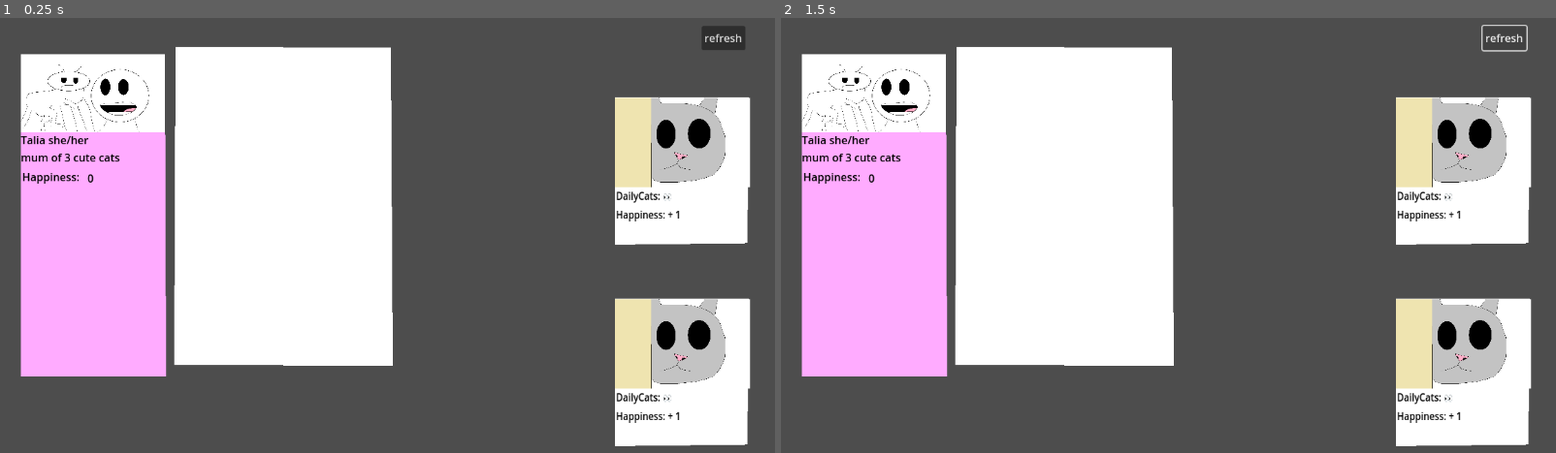
Above: before the commit, frames 1-2 (left to right).
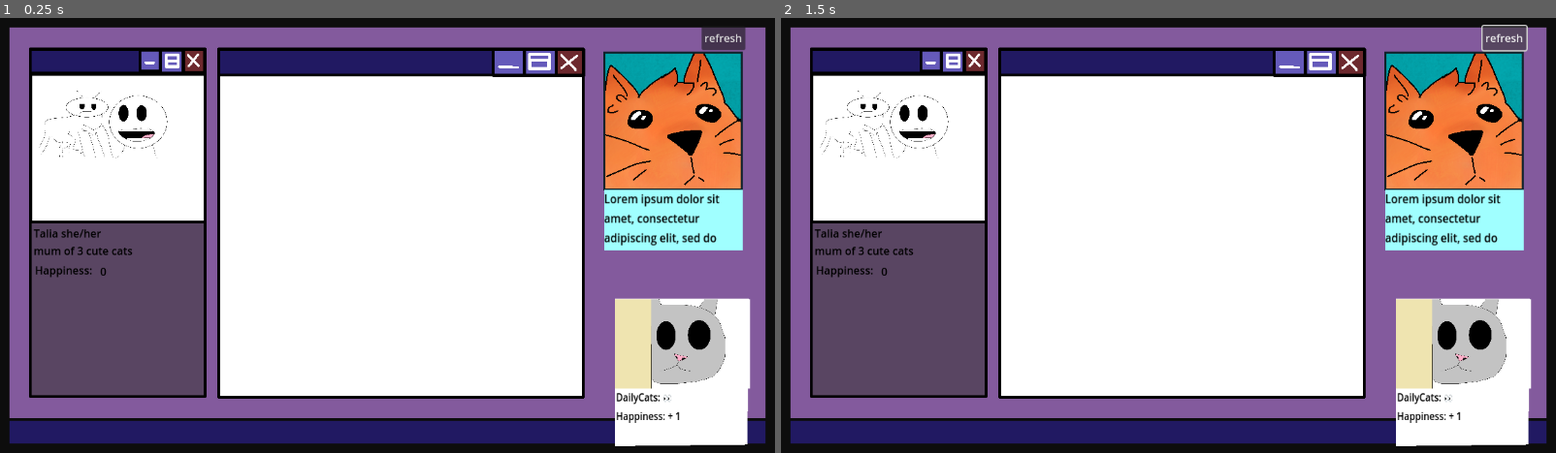
Above: after the commit, the same moments.

Repository: Wilvy10/Bonk
Game: Godot game, scene res://scenes/main_game.tscn
Two runs of this game, one before a commit and one after it. Both use one fixed random seed, a clock stepped at 60 frames per second and the inputs below. This scene is started directly instead of the project's main scene.
Inputs:
- Up to frame 1 (0.25 s): no input
- Up to frame 2 (1.5 s): click "refresh" at 0.5 s; click "refresh" at 1.25 s

The runs differ from the first frame. In frame 1, 75% of the frame differs, in the area x 0-100%, y 0-100%; in frame 2, 75%.

Commit message:
updated visuals
added base post and started transitioning to new visuals

Diff:
--- /dev/null
+++ b/sbgj-bonk(unnamed-project)/prefabs/post_stare.gd
@@ -0,0 +1,5 @@
+extends Sprite2D
+var happiness = 5
+
+func _ready() -> void:
+	get_parent().set_happiness(happiness)
--- /dev/null
+++ b/sbgj-bonk(unnamed-project)/prefabs/stare_post.tscn
@@ -0,0 +1,57 @@
+[gd_scene load_steps=5 format=3 uid="uid://bwcnqsrv7jncl"]
+
+[ext_resource type="Script" uid="uid://d0yl56gloome3" path="res://scripts/post.gd" id="1_tc63t"]
+[ext_resource type="Texture2D" uid="uid://d3cd0oa6q2fqr" path="res://images/Post Icons/Post_Stare.png" id="2_oiy08"]
+[ext_resource type="Script" uid="uid://c8hpra03scb3f" path="res://prefabs/post_stare.gd" id="3_oiy08"]
+
+[sub_resource type="RectangleShape2D" id="RectangleShape2D_tc63t"]
+size = Vector2(19.235422, 19.63567)
+
+[node name="starePost" type="Node2D"]
+script = ExtResource("1_tc63t")
+
+[node name="PostStare" type="Sprite2D" parent="."]
+position = Vector2(0.5, -46.5)
+texture = ExtResource("2_oiy08")
+script = ExtResource("3_oiy08")
+
+[node name="ColorRect" type="ColorRect" parent="."]
+offset_left = -102.5
+offset_top = 55.500015
+offset_right = 101.5
+offset_bottom = 136.5
+scale = Vector2(1.0117038, 1.1164016)
+color = Color(0.627451, 1, 1, 1)
+
+[node name="flavourText" type="Label" parent="ColorRect"]
+layout_mode = 0
+offset_left = -2.8252602e-05
+offset_top = -1.5258789e-05
+offset_right = 204.99997
+offset_bottom = 109.999985
+theme_override_colors/font_color = Color(0, 0, 0, 1)
+text = "Lorem ipsum dolor sit amet, consectetur adipiscing elit, sed do "
+autowrap_mode = 2
+
+[node name="Button" type="Button" parent="."]
+modulate = Color(1, 1, 1, 0)
+offset_left = -103.0
+offset_top = -150.0
+offset_right = -95.0
+offset_bottom = -142.0
+scale = Vector2(26.000011, 37.05496)
+
+[node name="Area2D" type="Area2D" parent="."]
+position = Vector2(-72, -142)
+scale = Vector2(4.92, 1)
+collision_layer = 0
+
+[node name="CollisionShape2D" type="CollisionShape2D" parent="Area2D"]
+position = Vector2(14.735774, 140)
+scale = Vector2(2.1872756, 15.074606)
+shape = SubResource("RectangleShape2D_tc63t")
+
+[connection signal="button_down" from="Button" to="." method="_on_button_button_down"]
+[connection signal="button_up" from="Button" to="." method="_on_button_button_up"]
+[connection signal="area_entered" from="Area2D" to="." method="_on_area_2d_area_entered"]
+[connection signal="area_exited" from="Area2D" to="." method="_on_area_2d_area_exited"]
--- a/sbgj-bonk(unnamed-project)/scenes/main_game.tscn
+++ b/sbgj-bonk(unnamed-project)/scenes/main_game.tscn
@@ -1,9 +1,10 @@
-[gd_scene load_steps=10 format=3 uid="uid://ch3su8g5bqec0"]
+[gd_scene load_steps=11 format=3 uid="uid://ch3su8g5bqec0"]
 
 [ext_resource type="Texture2D" uid="uid://cg2405b3teyai" path="res://images/Person Icons/cat_person.png" id="1_d2op2"]
 [ext_resource type="Script" uid="uid://b7ok75uteft6b" path="res://scripts/main.gd" id="1_wi4c7"]
 [ext_resource type="Script" uid="uid://bvjf2gjqce04" path="res://scripts/user.gd" id="1_ygxny"]
 [ext_resource type="Script" uid="uid://d0yl56gloome3" path="res://scripts/post.gd" id="2_0rdsr"]
+[ext_resource type="Texture2D" uid="uid://c4nbc84tdhl3i" path="res://images/Background and UI/desktop_background.png" id="2_nqdth"]
 [ext_resource type="Script" uid="uid://bt05dq5eiet1v" path="res://scripts/happiness_meter.gd" id="2_wi4c7"]
 [ext_resource type="Texture2D" uid="uid://bov0ajova0mav" path="res://images/Post Icons/peeking_cat.png" id="3_ipu61"]
 [ext_resource type="Script" uid="uid://dpjsttnwfnlcc" path="res://scripts/drop_box.gd" id="4_0rdsr"]
@@ -14,42 +15,50 @@
 [node name="Node2D" type="Node2D"]
 script = ExtResource("1_wi4c7")
 
+[node name="DesktopBackground" type="Sprite2D" parent="."]
+position = Vector2(576, 324)
+texture = ExtResource("2_nqdth")
+
 [node name="user" type="Node" parent="."]
 script = ExtResource("1_ygxny")
 
-[node name="user_background" type="Polygon2D" parent="user"]
-modulate = Color(1, 0.67058825, 1, 1)
-position = Vector2(143, 299)
-polygon = PackedVector2Array(-112, -244, 102, -245, 104, 235, -112, 235)
-
-[node name="user_details" type="Label" parent="user/user_background"]
-offset_left = -112.0
-offset_top = -129.0
-offset_right = 103.0
-offset_bottom = -52.0
+[node name="user_details" type="Label" parent="user"]
+offset_left = 50.0
+offset_top = 309.0
+offset_right = 265.0
+offset_bottom = 386.0
 theme_override_colors/font_color = Color(0, 0, 0, 1)
 text = "Talia she/her
 mum of 3 cute cats"
+metadata/_edit_use_anchors_ = true
 
-[node name="Happiness" type="Label" parent="user/user_background"]
-offset_left = -110.0
-offset_top = -74.0
-offset_right = -21.0
-offset_bottom = -50.0
+[node name="Happiness" type="Label" parent="user"]
+offset_left = 52.0
+offset_top = 364.0
+offset_right = 141.0
+offset_bottom = 388.0
 theme_override_colors/font_color = Color(0, 0, 0, 1)
 text = "Happiness:"
+metadata/_edit_use_anchors_ = true
 
-[node name="happiness meter" type="Label" parent="user/user_background"]
-offset_left = -13.0
-offset_top = -72.0
-offset_right = 76.0
-offset_bottom = -48.0
+[node name="happiness meter" type="Label" parent="user"]
+offset_left = 149.0
+offset_top = 366.0
+offset_right = 238.0
+offset_bottom = 390.0
 theme_override_colors/font_color = Color(0, 0, 0, 1)
 text = "0"
 script = ExtResource("2_wi4c7")
+metadata/_edit_use_anchors_ = true
+
+[node name="user_background" type="Polygon2D" parent="user"]
+visible = false
+modulate = Color(1, 0.67058825, 1, 1)
+position = Vector2(170, 338)
+polygon = PackedVector2Array(-112, -244, 102, -245, 104, 235, -112, 235)
 
 [node name="CatPerson" type="Sprite2D" parent="user"]
-position = Vector2(138.06252, 112)
+position = Vector2(165.06252, 151)
 scale = Vector2(0.09282766, 0.08892746)
 texture = ExtResource("1_d2op2")
 
@@ -116,7 +125,7 @@
 metadata/_edit_use_anchors_ = true
 
 [node name="drop box" type="Polygon2D" parent="."]
-position = Vector2(-12, -14)
+position = Vector2(75, 30)
 polygon = PackedVector2Array(273, 57, 593, 58, 596, 532, 271, 531)
 script = ExtResource("4_0rdsr")
 
--- a/sbgj-bonk(unnamed-project)/scripts/drop_box.gd
+++ b/sbgj-bonk(unnamed-project)/scripts/drop_box.gd
@@ -1,7 +1,7 @@
 extends Polygon2D
 var dropposition = Vector2(-12.0,-14.0)
 #var location1 = [Vector2(420,150),false]
-var location2 = [Vector2(420,350),false]
+var location2 = [Vector2(450,350),false]
 #var locations = [location1,location2]
 #locations[0][1] would be location1 false
 # Called when the node enters the scene tree for the first time.
--- a/sbgj-bonk(unnamed-project)/scripts/generator.gd
+++ b/sbgj-bonk(unnamed-project)/scripts/generator.gd
@@ -3,10 +3,11 @@
 #have list of posts to pull from
 
 var locations = [Vector2(1000,200),Vector2(1000,500)]
-var post_0 = preload("res://prefabs/peeking_cat_post.tscn")
+var post_0 = [preload("res://prefabs/peeking_cat_post.tscn"),false]
+var post_1 = [preload("res://prefabs/stare_post.tscn"),false]
 var user = 1
-var catPostsNum = 1
-var catPosts = [post_0]
+var catPostsNum = 2
+var catPosts = [post_0,post_1]
 func _init():
 	SelectPost()
 func setUser(_user):
@@ -22,8 +23,23 @@
 			postNum = randi() % catPostsNum - postsToGenerate + postsLeftToGenerate
 		if postNum < 0:
 			postNum = 0
-		var postInstance = catPosts[postNum].instantiate()
-		add_child(postInstance)
-		postInstance.setStartPosition(locations[postsToGenerate - postsLeftToGenerate])
-		postInstance.set_global_position(locations[postsToGenerate - postsLeftToGenerate])
-		postsLeftToGenerate -= 1
+		postNum = retrieveAvailablePost(catPosts,postNum)
+		print(postNum)
+		if postNum != null:
+			var postInstance = catPosts[postNum][0].instantiate()
+			add_child(postInstance)
+			postInstance.setStartPosition(locations[postsToGenerate - postsLeftToGenerate])
+			postInstance.set_global_position(locations[postsToGenerate - postsLeftToGenerate])
+			postsLeftToGenerate -= 1
+			catPosts[postNum][1] = true
+
+
+#list functions
+func retrieveAvailablePost(list:Array,item:int):
+
+	for i in list.size():
+		if (list[i][1] == true):
+			item += 1
+		elif(i == item):
+			return item
+	return null
--- a/sbgj-bonk(unnamed-project)/scripts/post.gd
+++ b/sbgj-bonk(unnamed-project)/scripts/post.gd
@@ -1,4 +1,4 @@
-extends Polygon2D
+extends Node2D
 
 var dragging = false
 var _offset = Vector2(0,0)
@@ -35,6 +35,7 @@
 
 func setStartPosition(location:Vector2 ):
 	startPosition = location
+	print(startPosition)
 
 
 func _enter_tree() -> void:
@@ -56,8 +57,9 @@
 		dragging = false
 		if (collision == false):
 			position = startPosition
+			print(startPosition)
 		else:
-
+			position = startPosition
 			dropBoxLocation = dropBox.setPostLocation()
 			if dropBoxLocation != null:
 				selected = true
@@ -68,7 +70,7 @@
 		if (dropBox.checkFull()):
 			#feed is ready to be sent
 			#dropBox.releasePostLocation(dropBoxLocation)
-			get_node("/root/Node2D/user/user_background/happiness meter").AddHappiness(happiness)
+			get_node("/root/Node2D/user/happiness meter").AddHappiness(happiness)
 			selected = false
 			onFeed = true
 			transform.origin -= transform.y * 300
@@ -92,3 +94,6 @@
 
 func get_happiness():
 	return happiness
+
+func set_happiness(_happiness):
+	happiness = _happiness
Binary file added: sbgj-bonk(unnamed-project)/images/Background and UI/desktop_background.png
Not shown, added: sbgj-bonk(unnamed-project)/images/Background and UI/desktop_background.png.import
Binary file added: sbgj-bonk(unnamed-project)/images/Post Icons/Post_Stare.png
Not shown, added: sbgj-bonk(unnamed-project)/images/Post Icons/Post_Stare.png.import
Not shown, added: sbgj-bonk(unnamed-project)/prefabs/post_stare.gd.uid
Not shown, added: sbgj-bonk(unnamed-project)/images/desktop background.kra
